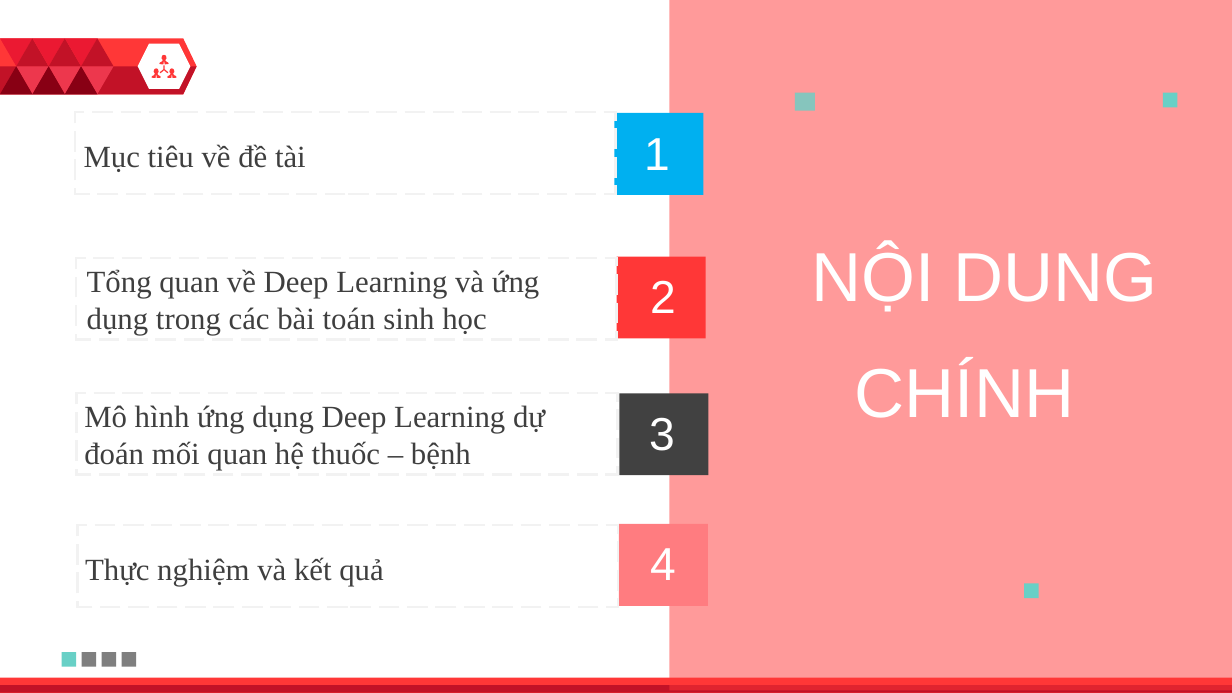
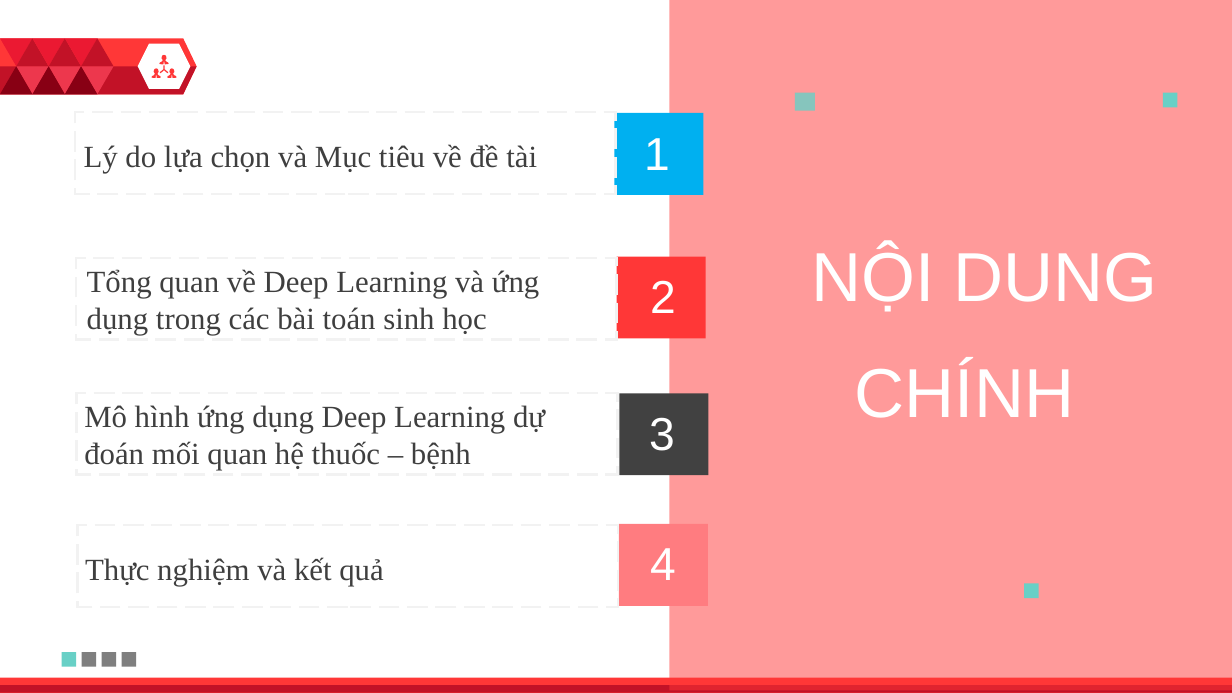
Before and after one commit to huyphamngoc98nb/do_an_dai_hoc2023, a slide deck: slide 3 of HTTT_1141260130_PhamNgocHuy_DAK14_HKP.pptx. Drawn at 1232x693 pixels with LibreOffice and Linux fonts; fonts in the diff are those of the drawing. Boxes give left, top, right and bottom in pixels: in the first picture for what was removed or moved away, otherwise in the second. Text is boxed around its words. In the diff, an @@ line names an element or a change of style, - is before the commit and + after.

```diff
--- a/HTTT_1141260130_PhamNgocHuy_DAK14_HKP.pptx
+++ b/HTTT_1141260130_PhamNgocHuy_DAK14_HKP.pptx
@@ text at <box>84,144,537,173</box>: text changed @@
-Mục tiêu về đề tài
+Lý do lựa chọn và Mục tiêu về đề tài
```
Also in this commit, not shown: 2 other slides changed, 4 other files.
